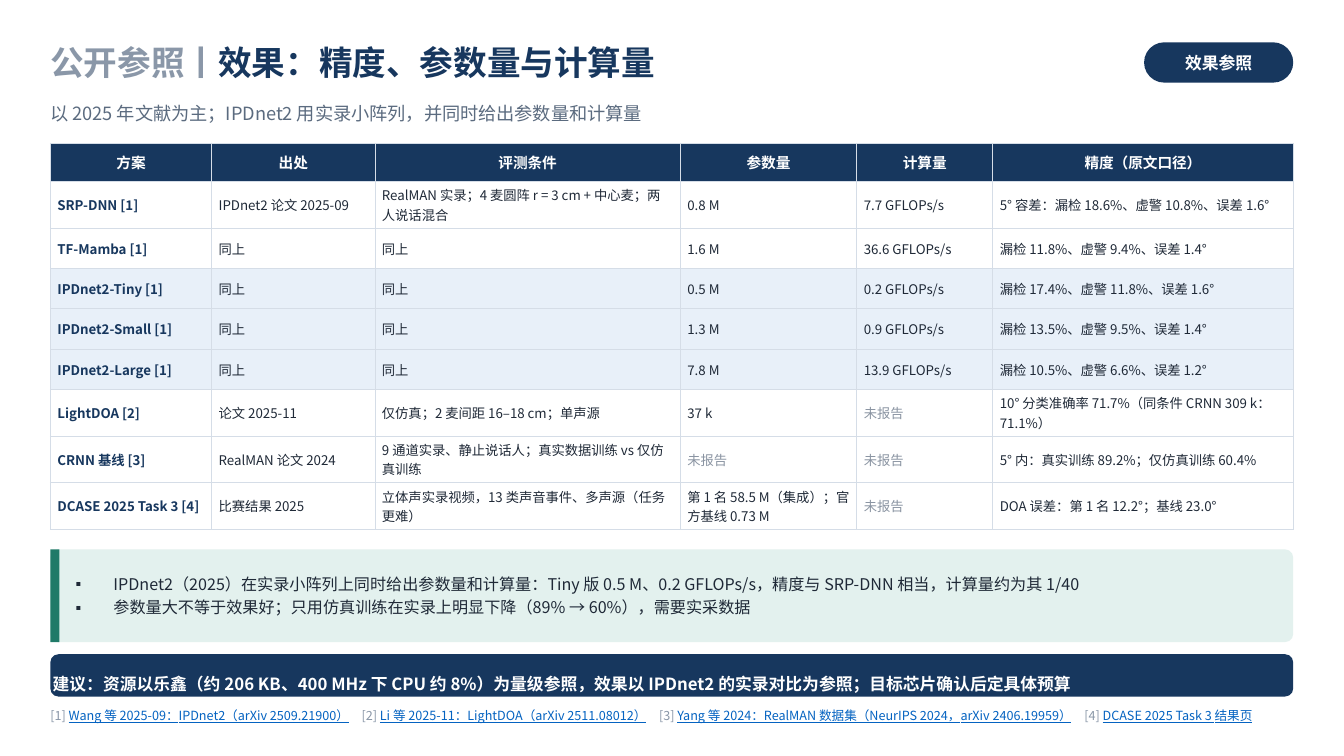
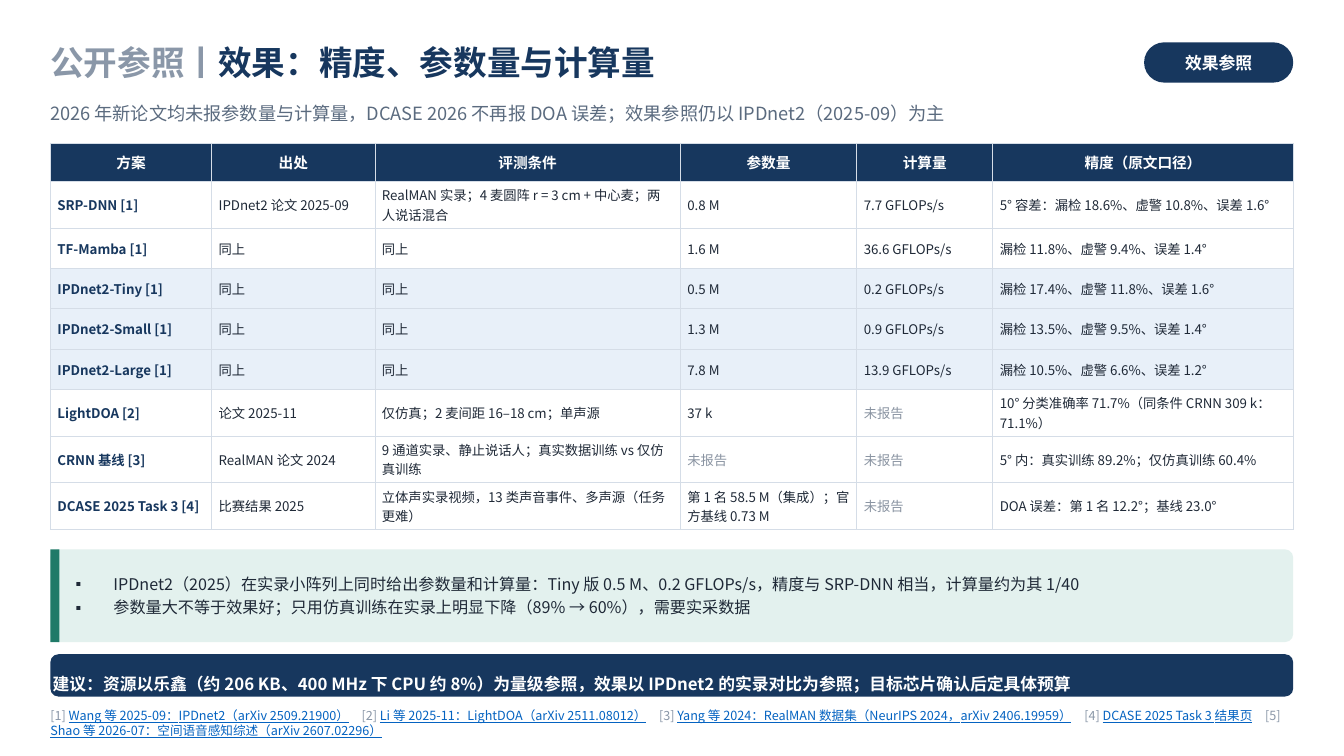
Before and after one commit to ZeroFoxxi/ssl-scene1, a slide deck: slide 2 of 公开参照方案汇总.pptx. Drawn at 1344x756 pixels with LibreOffice and Linux fonts; fonts in the diff are those of the drawing. Boxes give left, top, right and bottom in pixels: in the first picture for what was removed or moved away, otherwise in the second. Text is boxed around its words. In the diff, an @@ line names an element or a change of style, - is before the commit and + after.

```diff
--- a/公开参照方案汇总.pptx
+++ b/公开参照方案汇总.pptx
@@ text at box(50, 104, 945, 123): text changed @@
-以 2025 年文献为主；IPDnet2 用实录小阵列，并同时给出参数量和计算量
+2026 年新论文均未报参数量与计算量，DCASE 2026 不再报 DOA 误差；效果参照仍以 IPDnet2（2025-09）为主
@@ text at box(50, 709, 1281, 723): text changed @@
-[1] Wang 等 2025-09：IPDnet2（arXiv 2509.21900） [2] Li 等 2025-11：LightDOA（arXiv 2511.08012） [3] Yang 等 2024：RealMAN 数据集（NeurIPS 2024，arXiv 2406.19959） [4] DCASE 2025 Task 3 结果页
+[1] Wang 等 2025-09：IPDnet2（arXiv 2509.21900） [2] Li 等 2025-11：LightDOA（arXiv 2511.08012） [3] Yang 等 2024：RealMAN 数据集（NeurIPS 2024，arXiv 2406.19959） [4] DCASE 2025 Task 3 结果页 [5] Shao 等 2026-07：空间语音感知综述（arXiv 2607.02296）
```
Also in this commit, not shown: 1 other slide changed, 5 other files.
